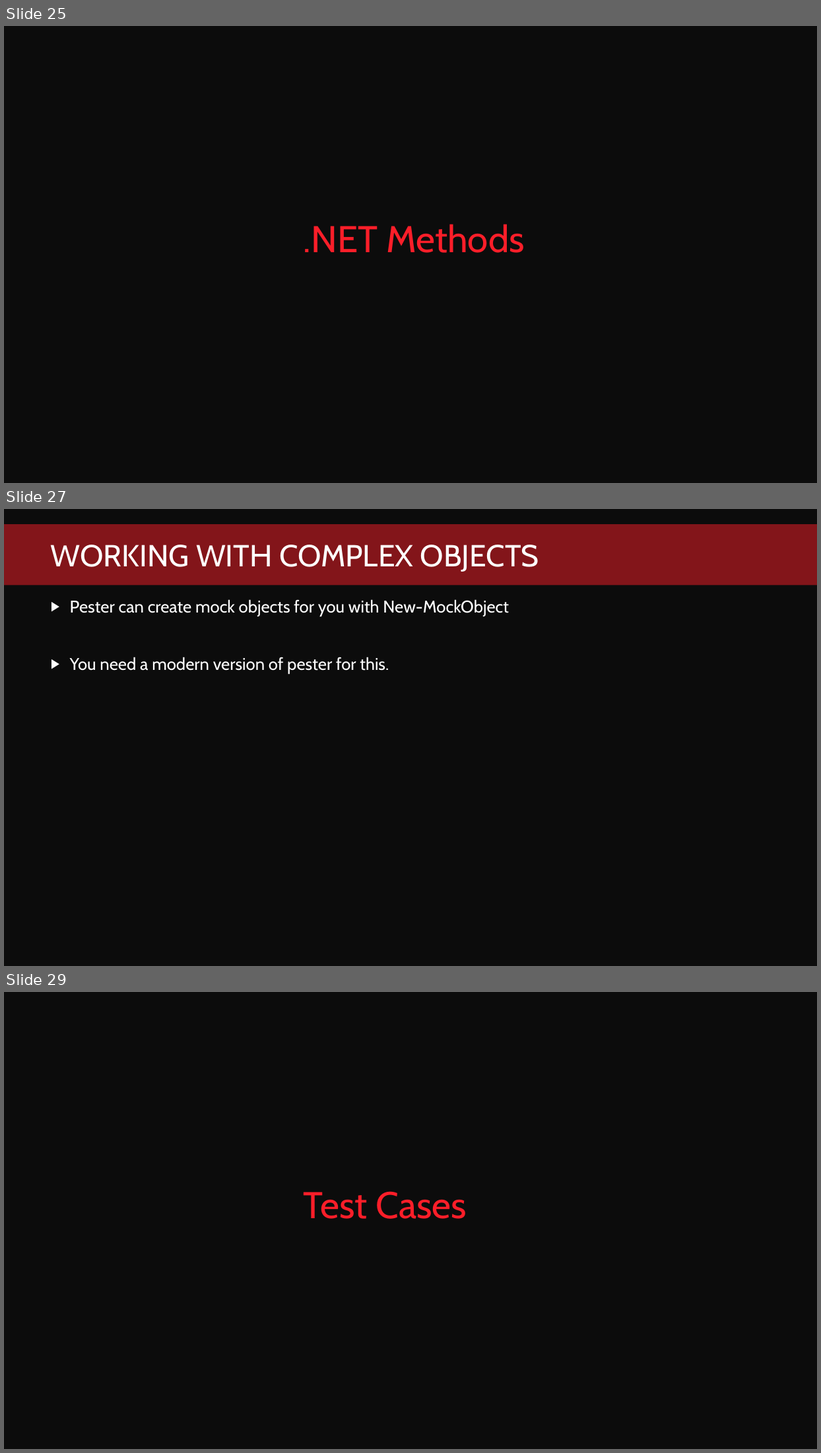
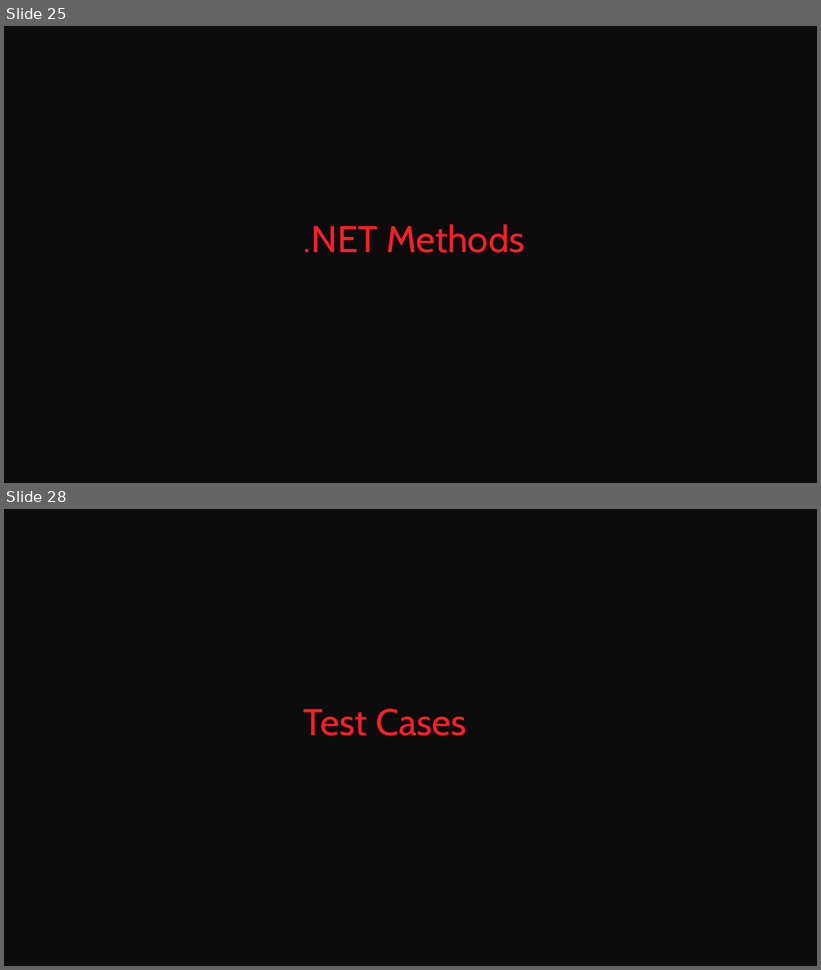
Before and after one commit to fredbainbridge/mmsPester, a slide deck: Pester Practically Perfect PowerShell.pptx. Shown one above the other, each under a label of ours: slides 25, 27 and 29 before the commit, slides 25 and 28 after it; the slides between them are not shown. The pictures are 821x1453 and 821x970 pixels, drawn with LibreOffice and Linux fonts; fonts in the diff are those of the drawing; background and template pictures are left out. Boxes give left, top, right and bottom in pixels: in the first picture for what was removed or moved away, otherwise in the second. Text is boxed around its words. In the diff, an @@ line names an element or a change of style, - is before the commit and + after.

```diff
--- a/Pester Practically Perfect PowerShell.pptx
+++ b/Pester Practically Perfect PowerShell.pptx
@@ slide 27 removed at (x1=4, y1=509, x2=817, y2=966), background #0C0C0C @@
@@ rectangle removed at (x1=4, y1=524, x2=817, y2=586) @@
@@ title removed at (x1=51, y1=545, x2=539, y2=572) @@
-WORKING WITH COMPLEX OBJECTS
@@ text removed at (x1=70, y1=599, x2=509, y2=674) @@
-▶ Pester can create mock objects for you with New-MockObject
-▶ You need a modern version of pester for this.
@@ what was slide 29 is now slide 28 @@
```
Also in this commit, not shown: 3 slides changed.
